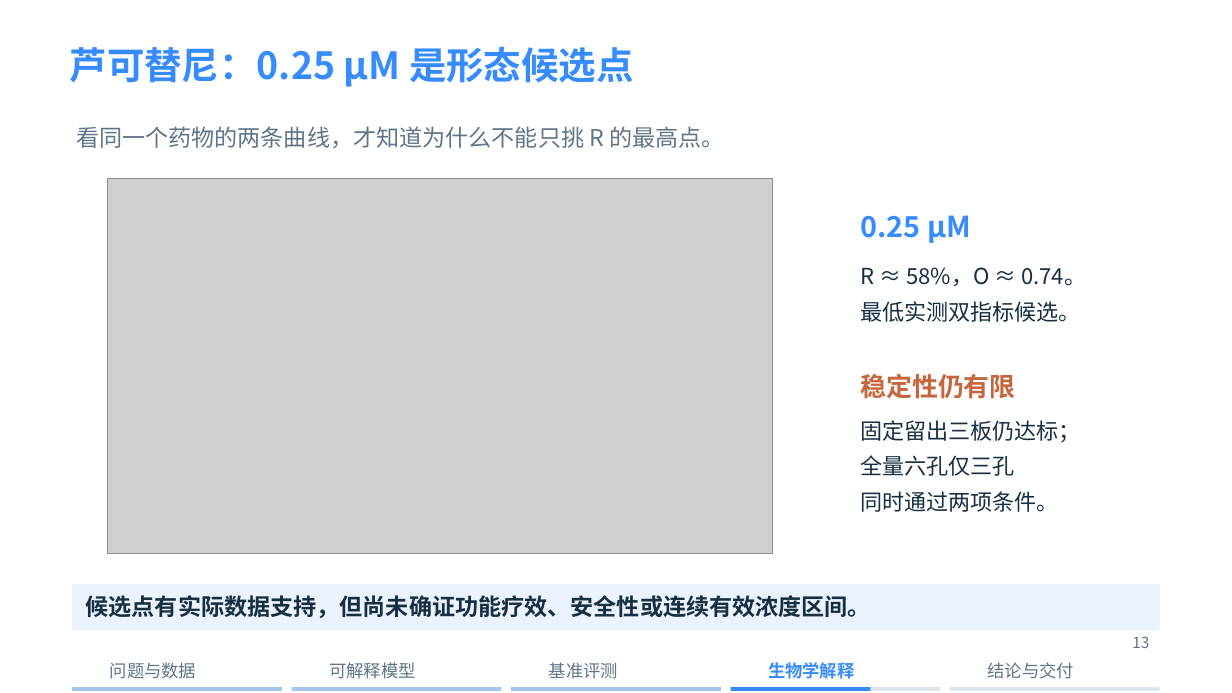
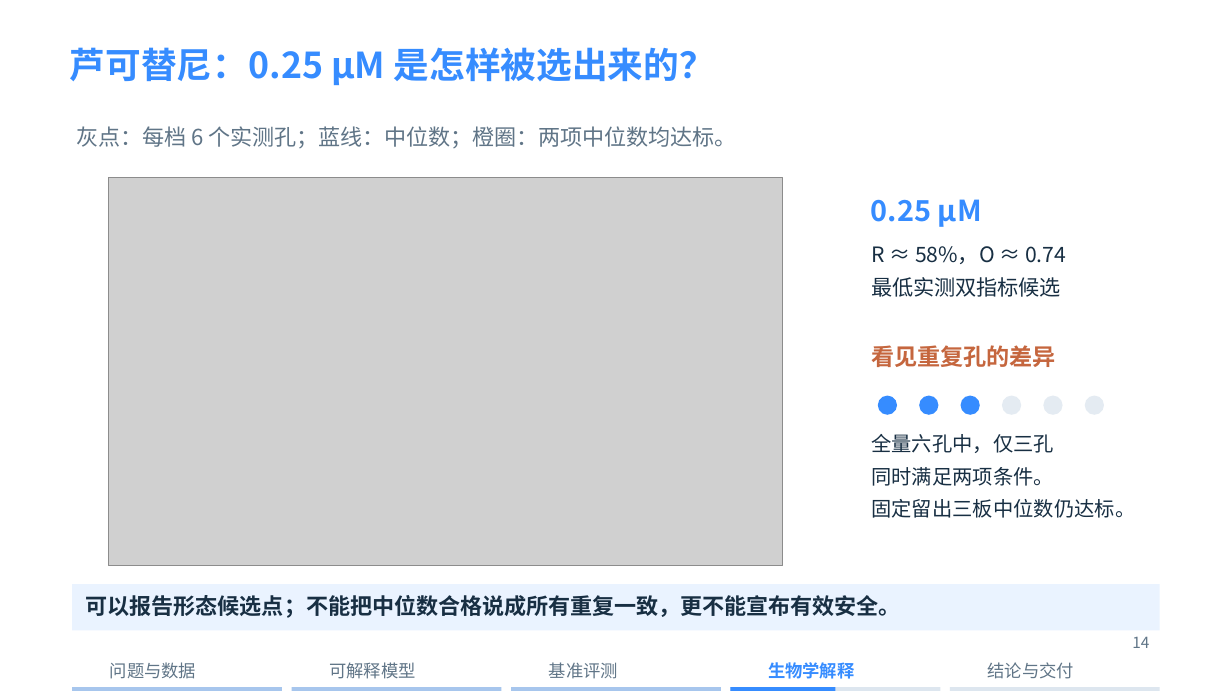
Before and after one commit to xing-zq/cell-state-dose-response, a slide deck: slide 14 of presentation/细胞状态轨迹_十分钟汇报.pptx (slide 13 before the commit). Drawn at 1232x693 pixels with LibreOffice and Linux fonts; fonts in the diff are those of the drawing; grey boxes stand for pictures; background and template pictures are left out. Boxes give left, top, right and bottom in pixels: in the first picture for what was removed or moved away, otherwise in the second. Text is boxed around its words. In the diff, an @@ line names an element or a change of style, - is before the commit and + after.

```diff
--- a/presentation/细胞状态轨迹_十分钟汇报.pptx
+++ b/presentation/细胞状态轨迹_十分钟汇报.pptx
@@ text at [70, 47, 715, 85]: text changed; size 29.2 to 27.8 pt @@
-芦可替尼：0.25 µM 是形态候选点
+芦可替尼：0.25 µM 是怎样被选出来的？
@@ text at [76, 126, 737, 148]: text changed; size 18 to 17.2 pt @@
-看同一个药物的两条曲线，才知道为什么不能只挑 R 的最高点。
+灰点：每档 6 个实测孔；蓝线：中位数；橙圈：两项中位数均达标。
@@ picture: place and size @@
-picture at [108, 178, 773, 554]
+picture at [108, 177, 783, 567]
@@ text "0.25 µM": place and size @@
-text "0.25 µM" at [860, 215, 971, 243]
+text "0.25 µM" at [871, 199, 982, 227]
@@ text at [871, 246, 1066, 264]: text changed; size 17.2 to 16.5 pt @@
-R ≈ 58%，O ≈ 0.74。
+R ≈ 58%，O ≈ 0.74
@@ text at [871, 277, 1061, 297]: text changed; size 17.2 to 16.5 pt @@
-最低实测双指标候选。
+最低实测双指标候选
@@ text added at [871, 345, 1056, 367], 18 pt, text #C5663E, bold @@
+看见重复孔的差异
@@ text removed at [860, 374, 1015, 399] @@
-稳定性仍有限
@@ ellipse added at [878, 396, 897, 415], fill #368CFF @@
@@ ellipse added at [920, 396, 939, 415], fill #368CFF @@
@@ ellipse added at [961, 396, 981, 415], fill #368CFF @@
@@ ellipse added at [1002, 396, 1021, 415], fill #E4EBF2 @@
@@ ellipse added at [1043, 396, 1063, 415], fill #E4EBF2 @@
@@ ellipse added at [1085, 396, 1104, 415], fill #E4EBF2 @@
@@ text at [871, 434, 1054, 453]: text changed; size 17.2 to 15.8 pt @@
-全量六孔仅三孔
+全量六孔中，仅三孔
@@ text at [871, 467, 1054, 486]: text changed; size 17.2 to 15.8 pt @@
-同时通过两项条件。
+同时满足两项条件。
@@ text at [871, 499, 1135, 518]: text changed; size 17.2 to 15.8 pt @@
-固定留出三板仍达标；
+固定留出三板中位数仍达标。
@@ text at [86, 595, 901, 618]: text changed; size 18 to 17.2 pt @@
-候选点有实际数据支持，但尚未确证功能疗效、安全性或连续有效浓度区间。
+可以报告形态候选点；不能把中位数合格说成所有重复一致，更不能宣布有效安全。
@@ text at [1132, 636, 1149, 648]: text changed @@
-13
+14
@@ rectangle: place and size @@
-rectangle at [731, 688, 871, 691]
+rectangle at [731, 688, 836, 691]
```
Also in this commit, not shown: 14 other slides changed, 3 slides added, 1 slide removed, 23 other files.
